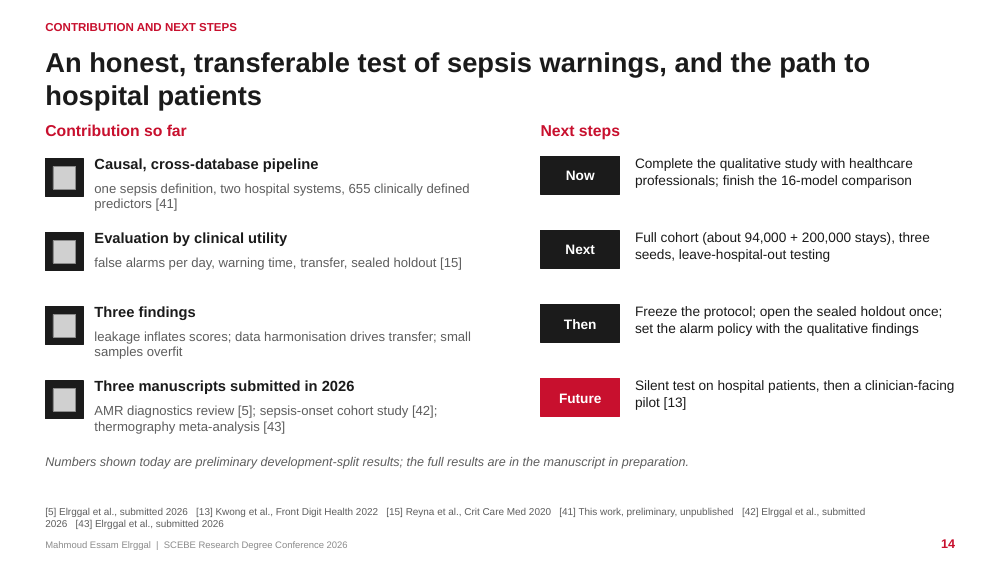
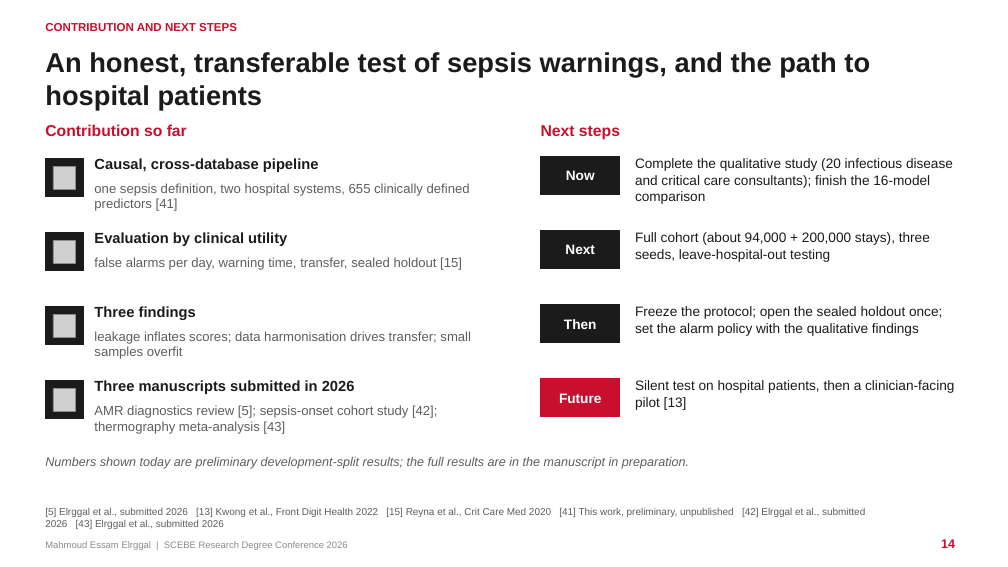
Before and after one commit to mahmoudddj/datasciencecoursera1, a slide deck: slide 14 of dev/presentation/Elrggal_Mahmoud_SCEBE2026.pptx. Drawn at 1008x567 pixels with LibreOffice and Linux fonts; fonts in the diff are those of the drawing; grey boxes stand for pictures. Boxes give left, top, right and bottom in pixels: in the first picture for what was removed or moved away, otherwise in the second. Text is boxed around its words. In the diff, an @@ line names an element or a change of style, - is before the commit and + after.

```diff
--- a/dev/presentation/Elrggal_Mahmoud_SCEBE2026.pptx
+++ b/dev/presentation/Elrggal_Mahmoud_SCEBE2026.pptx
@@ text at (x1=635, y1=158, x2=953, y2=204): text changed @@
-Complete the qualitative study with healthcare professionals; finish the 16-model comparison
+Complete the qualitative study (20 infectious disease and critical care consultants); finish the 16-model comparison
```
Also in this commit, not shown: 3 other slides changed, 5 other files.
